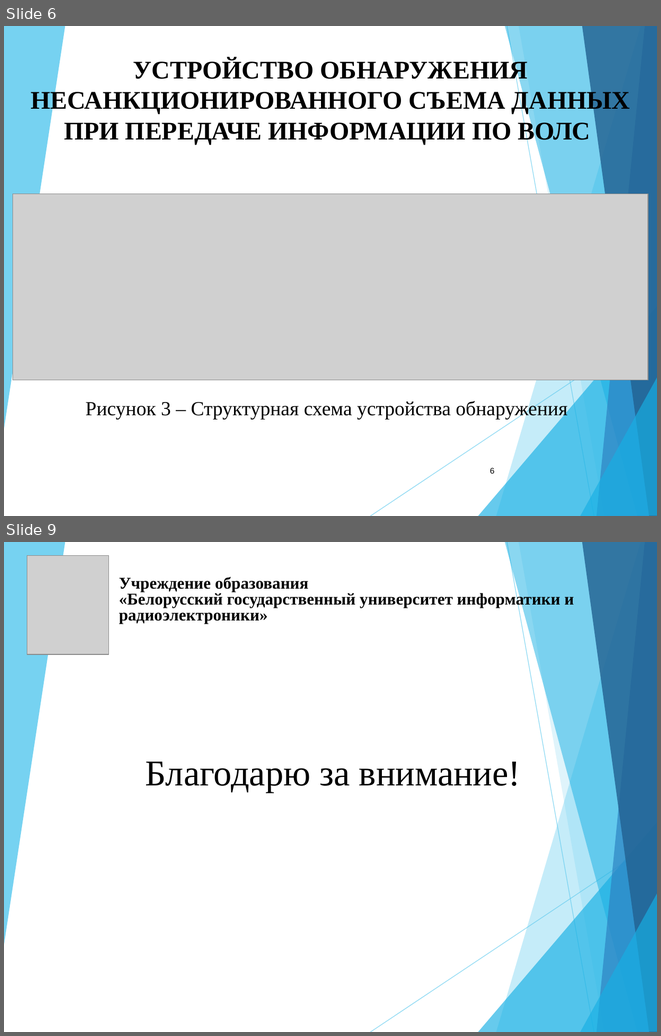
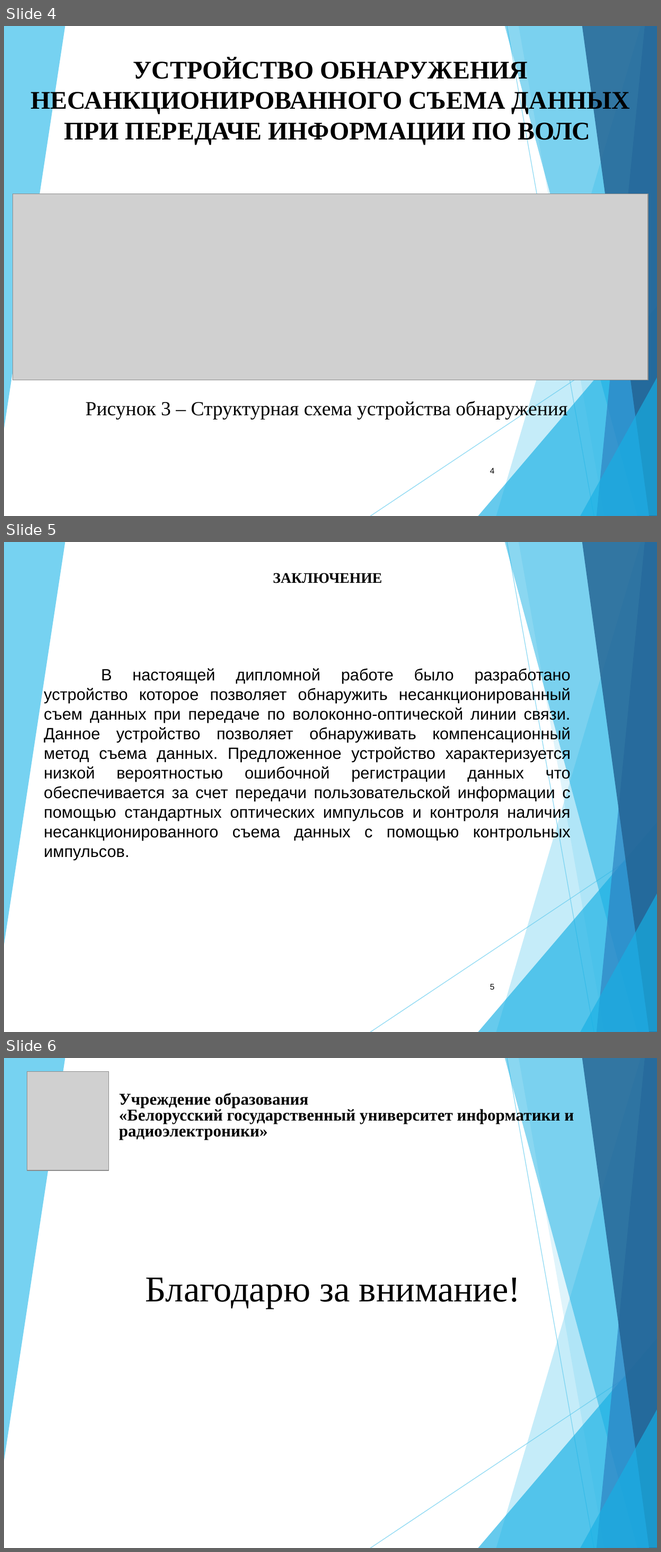
Before and after one commit to blackPrincess31/My_diplom, a slide deck: Доклад.ppt. Shown one above the other, each under a label of ours: slides 6 and 9 before the commit, slides 4, 5 and 6 after it; the slides between them are not shown. The pictures are 661x1036 and 661x1552 pixels, drawn with LibreOffice and Linux fonts; fonts in the diff are those of the drawing; grey boxes stand for pictures. Boxes give left, top, right and bottom in pixels: in the first picture for what was removed or moved away, otherwise in the second. Text is boxed around its words. In the diff, an @@ line names an element or a change of style, - is before the commit and + after.

```diff
--- a/Доклад.ppt
+++ b/Доклад.ppt
@@ slide 5 added at bbox=[4, 542, 657, 1032], background #FFFFFF; not listed: 10 template elements that a slide beside it also shows @@
@@ text added at bbox=[273, 573, 382, 583], 16.1 pt, text #000000, bold @@
+ЗАКЛЮЧЕНИЕ
@@ text added at bbox=[44, 668, 571, 860], 18 pt, text #000000 @@
+В настоящей дипломной работе было разработано устройство которое позволяет обнаружить несанкционированный съем данных при передаче по волоконно-оптической линии связи. Данное устройство позволяет обнаруживать компенсационный метод съема данных. Предложенное устройство характеризуется низкой вероятностью ошибочной регистрации данных что обеспечивается за счет передачи пользовательской информации с помощью стандартных оптических импульсов и контроля наличия несанкционированного съема данных с помощью контрольных импульсов.
@@ page number added at bbox=[490, 983, 495, 989], 9 pt, text #000000 @@
+5
@@ what was slide 6 is now slide 4 @@
@@ page number at bbox=[490, 467, 495, 473]: text changed @@
-6
+4
@@ what was slide 9 is now slide 6 @@
```
Also in this commit, not shown: 2 slides changed, 4 slides removed, 1 other file.
